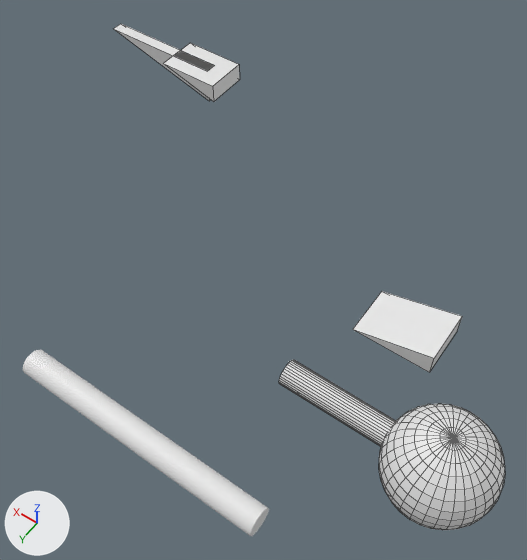
What one commit did to the Blender file public/3d/matthaikirchplatz.blend.
The view is the same before and after, from a 50 mm lens placed at (-5.86, 7.48, 7.07), pointed at (-2.85, 3.27, 0.45). The axes (+X, +Y, +Z) are drawn at lower left. The lights are the same throughout. Mesh edges are drawn as thin lines on the coarser meshes.

The scene before the commit, as lines of its bpy script (objects in view):
```python
me_plane = bpy.data.meshes.new('Plane')
me_plane.from_pydata([(1.2, -0.342, 0.0), (0.2, -0.342, 0.0), (0.2, -0.342, 0.298), (1.2, 0.342, 0.0), (0.2, 0.342, 0.0), (0.2, 0.342, 0.298)], [], [(0, 2, 1), (3, 4, 5), (2, 0, 3, 5), (1, 2, 5, 4), (0, 1, 4, 3)])
me_plane_006 = bpy.data.meshes.new('Plane.006')
me_plane_006.from_pydata([(2.5, 0.09, 0.0), (0.5, 0.09, 0.0), (0.5, 0.09, -0.58), (2.5, -0.09, 0.0), (0.5, -0.09, 0.0), (0.5, -0.09, -0.58)], [], [(0, 2, 1), (3, 4, 5), (2, 0, 3, 5), (1, 2, 5, 4), (0, 1, 4, 3)])
me_sphere = bpy.data.meshes.new('Sphere')
me_sphere.from_pydata(...)  # a UV sphere (32 segments, 16 rings, poles along z) spanning x -0.61..0.59, y -0.6..0.6, z -0.6..0.6; a 32-sided cylinder along x spanning x 0.31..1.81, y -0.15..0.15, z -0.15..0.15
ob_beakthin = bpy.data.objects.new('beakThin', me_plane_006)
ob_beakthin.location = (0.0, 0.0, 0.0)
ob_beaktop = bpy.data.objects.new('beakTop', me_plane)
ob_beaktop.parent = ob_beak
ob_beaktop.location = (0.0, 0.0, 0.0)
ob_sphere = bpy.data.objects.new('sphere', me_sphere)
ob_sphere.location = (-5.52, 4.04, 0.31)
# also in view: 'beakBottom' at (0.7, 0.0, -0.15); 'cylinder' at (-2.92, 5.53, 0.31)
```
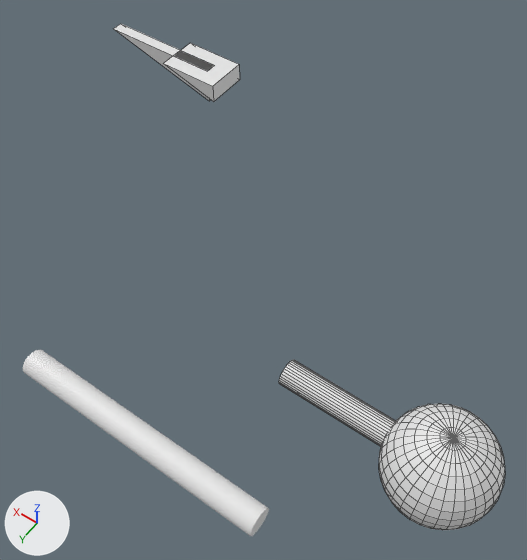
The change, as JSON lines over the scene's bpy script:
```json
{"op": "remove", "block": "ob_beaktop", "code": ["ob_beaktop = bpy.data.objects.new('beakTop', me_plane)", "ob_beaktop.parent = ob_beak", "ob_beaktop.location = (0.0, 0.0, 0.0)"]}
```

Where the change shows, as pixel boxes (x1, y1, x2, y2) in the pictures (527 x 560 px):
```json
{"object": "beakTop", "change": "deleted", "before": [353, 291, 462, 372]}
{"object": "beakThin", "change": "moved", "before": [114, 24, 215, 101], "after": [114, 24, 215, 101]}
```
